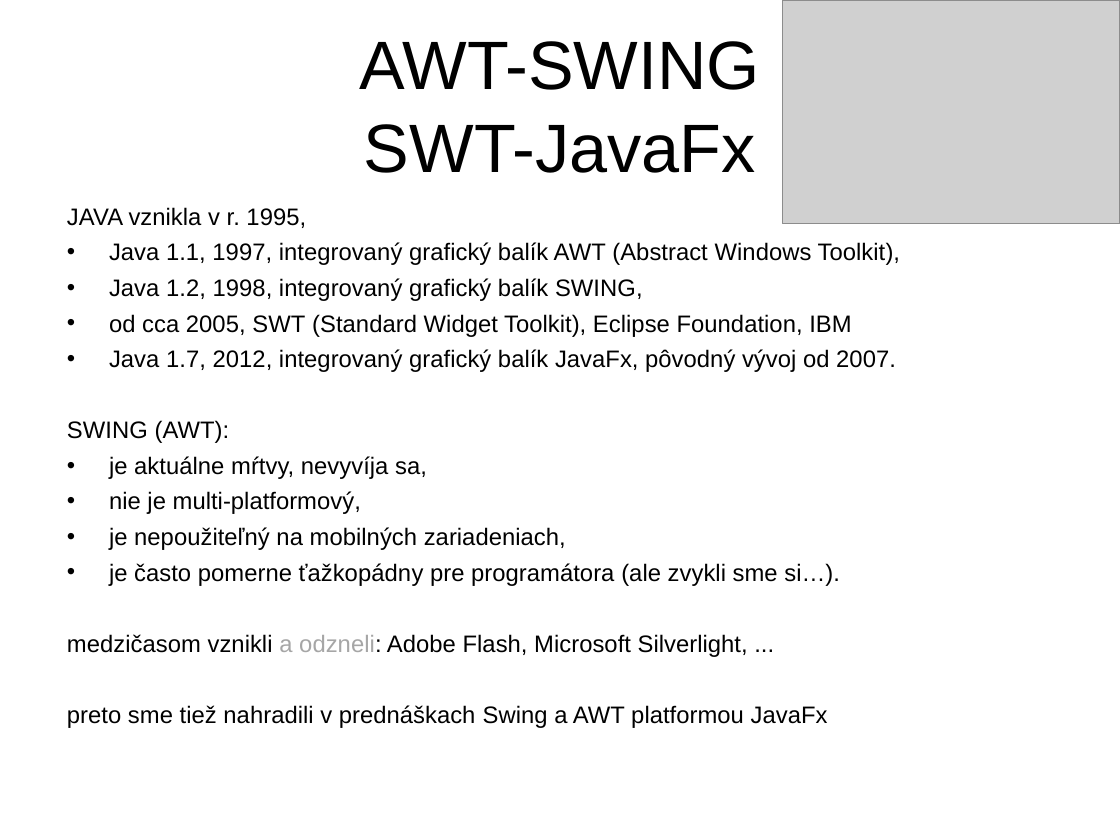
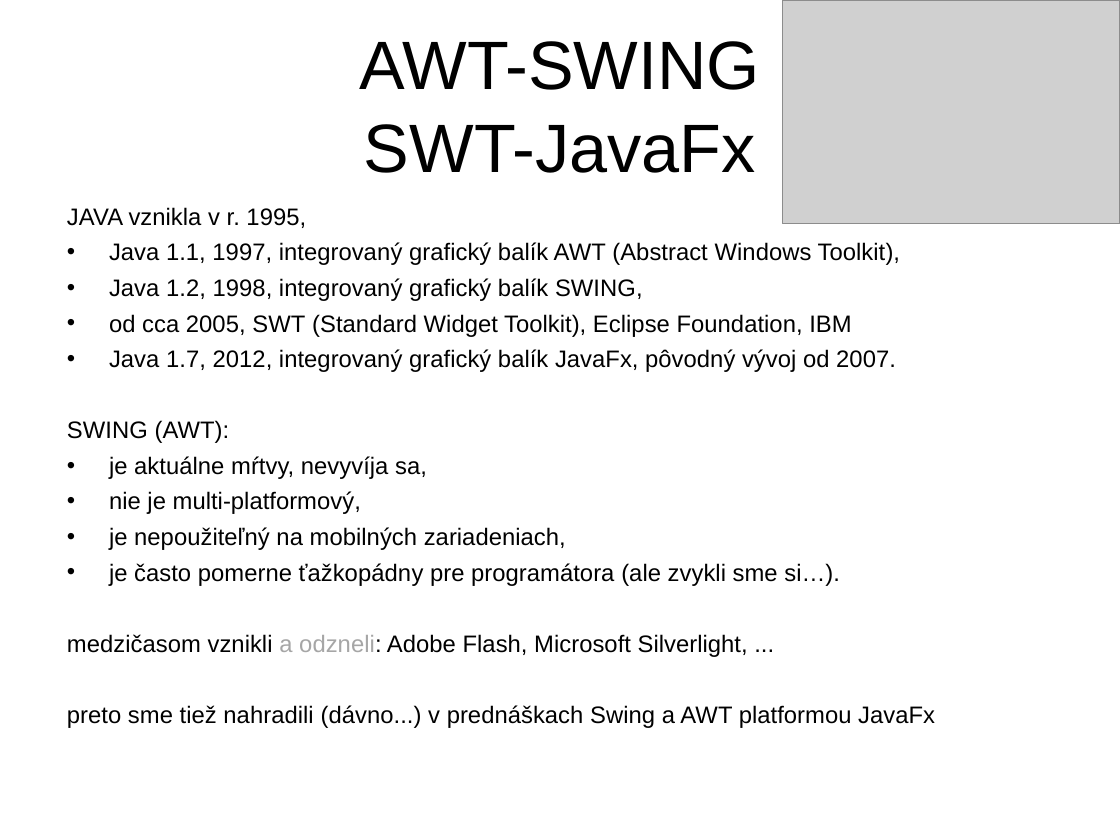
Before and after one commit to Programovanie4/Prednasky, a slide deck: slide 2 of 10/10_java.ppt. Drawn at 1120x840 pixels with LibreOffice and Linux fonts; fonts in the diff are those of the drawing; grey boxes stand for pictures. Boxes give left, top, right and bottom in pixels: in the first picture for what was removed or moved away, otherwise in the second. Text is boxed around its words. In the diff, an @@ line names an element or a change of style, - is before the commit and + after.

```diff
--- a/10/10_java.ppt
+++ b/10/10_java.ppt
@@ text at bbox=[67, 705, 935, 728]: text changed @@
-preto sme tiež nahradili v prednáškach Swing a AWT platformou JavaFx
+preto sme tiež nahradili (dávno...) v prednáškach Swing a AWT platformou JavaFx
```
Also in this commit, not shown: 11 other slides changed, 10 slides added, 2 slides removed, 1 other file.
